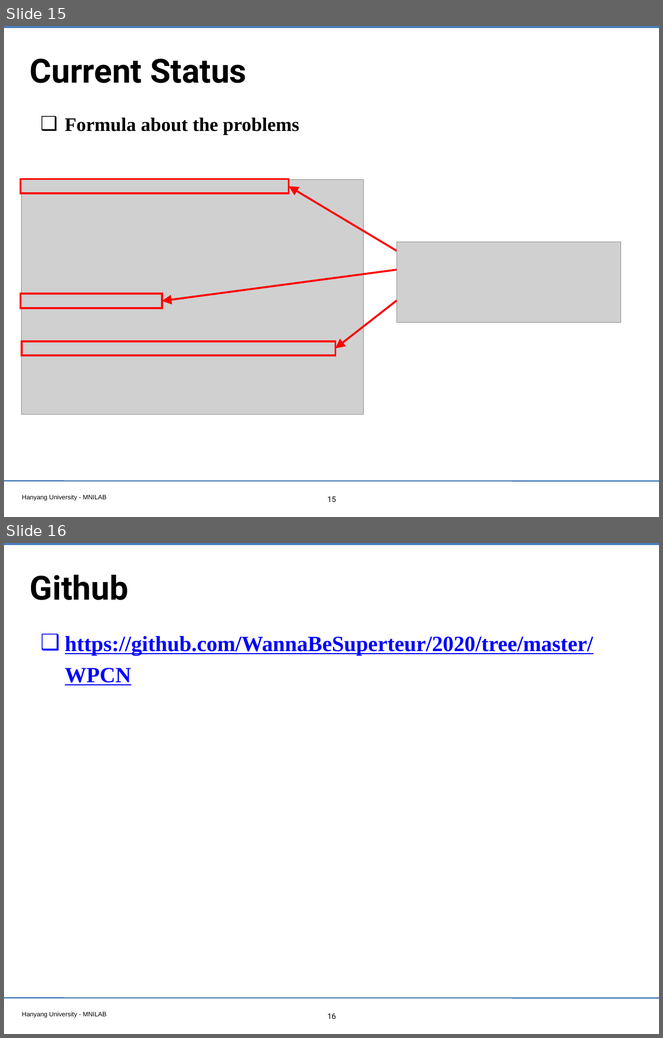
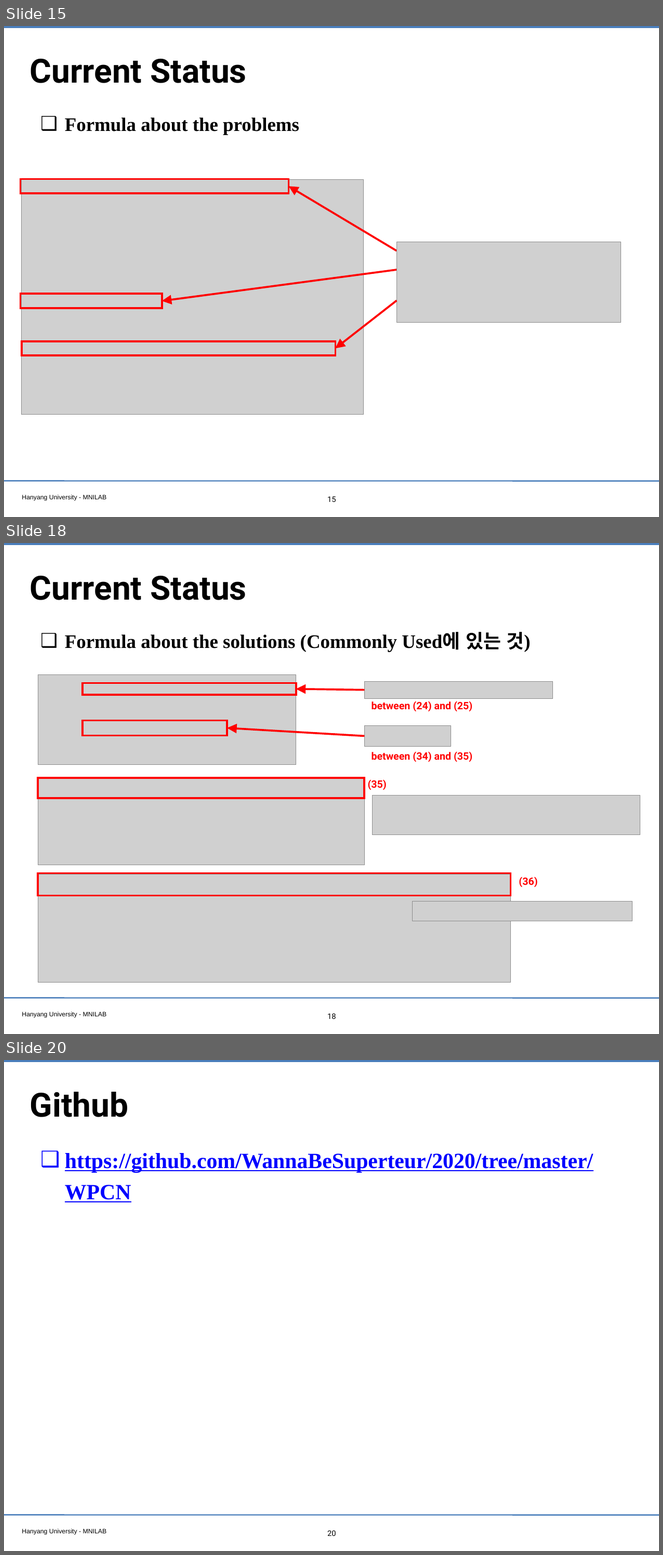
Before and after one commit to WannaBeSuperteur/2020, a slide deck: report/200825_WPCN.pptx. Shown one above the other, each under a label of ours: slides 15 and 16 before the commit, slides 15, 18 and 20 after it; the slides between them are not shown. The pictures are 663x1038 and 663x1555 pixels, drawn with LibreOffice and Linux fonts; fonts in the diff are those of the drawing; grey boxes stand for pictures; background and template pictures are left out. Boxes give left, top, right and bottom in pixels: in the first picture for what was removed or moved away, otherwise in the second. Text is boxed around its words. In the diff, an @@ line names an element or a change of style, - is before the commit and + after.

Commit message:
modify: update about additional works

```diff
--- a/report/200825_WPCN.pptx
+++ b/report/200825_WPCN.pptx
@@ slide 18 added at [4, 543, 659, 1034], background #FFFFFF; not listed: 3 template elements that a slide beside it also shows @@
@@ title added at [30, 576, 246, 600], 52 pt, text #000000, bold @@
+Current Status
@@ text added at [65, 632, 530, 652], 30 pt, text #000000, bold @@
+❑ Formula about the solutions (Commonly Used에 있는 것)
@@ picture added at [38, 675, 296, 765] @@
@@ rectangle added at [83, 683, 296, 695], outline #FF0000 3 pt @@
@@ picture added at [365, 681, 553, 698] @@
@@ arrow added from (365, 690) to (296, 689), #FF0000 3 pt @@
@@ text added at [372, 701, 473, 711], 16 pt, text #FF0000, bold @@
+between (24) and (25)
@@ rectangle added at [83, 720, 228, 735], outline #FF0000 3 pt @@
@@ arrow added from (365, 736) to (227, 728), #FF0000 3 pt @@
@@ picture added at [365, 726, 451, 747] @@
@@ text added at [372, 752, 473, 762], 16 pt, text #FF0000, bold @@
+between (34) and (35)
@@ picture added at [38, 779, 365, 865] @@
@@ rectangle added at [38, 778, 365, 798], outline #FF0000 3 pt @@
@@ text added at [368, 780, 387, 790], 16 pt, text #FF0000, bold @@
+(35)
@@ picture added at [373, 796, 640, 835] @@
@@ picture added at [38, 875, 511, 983] @@
@@ rectangle added at [38, 873, 511, 896], outline #FF0000 3 pt @@
@@ text added at [519, 877, 538, 887], 16 pt, text #FF0000, bold @@
+(36)
@@ picture added at [413, 901, 633, 921] @@
@@ page number added at [327, 1014, 336, 1019], 12 pt, text #000000 @@
+18
@@ what was slide 16 is now slide 20 @@
@@ page number at [327, 1531, 336, 1536]: text changed @@
-16
+20
```
Also in this commit, not shown: 1 slide changed, 3 other slides added.
